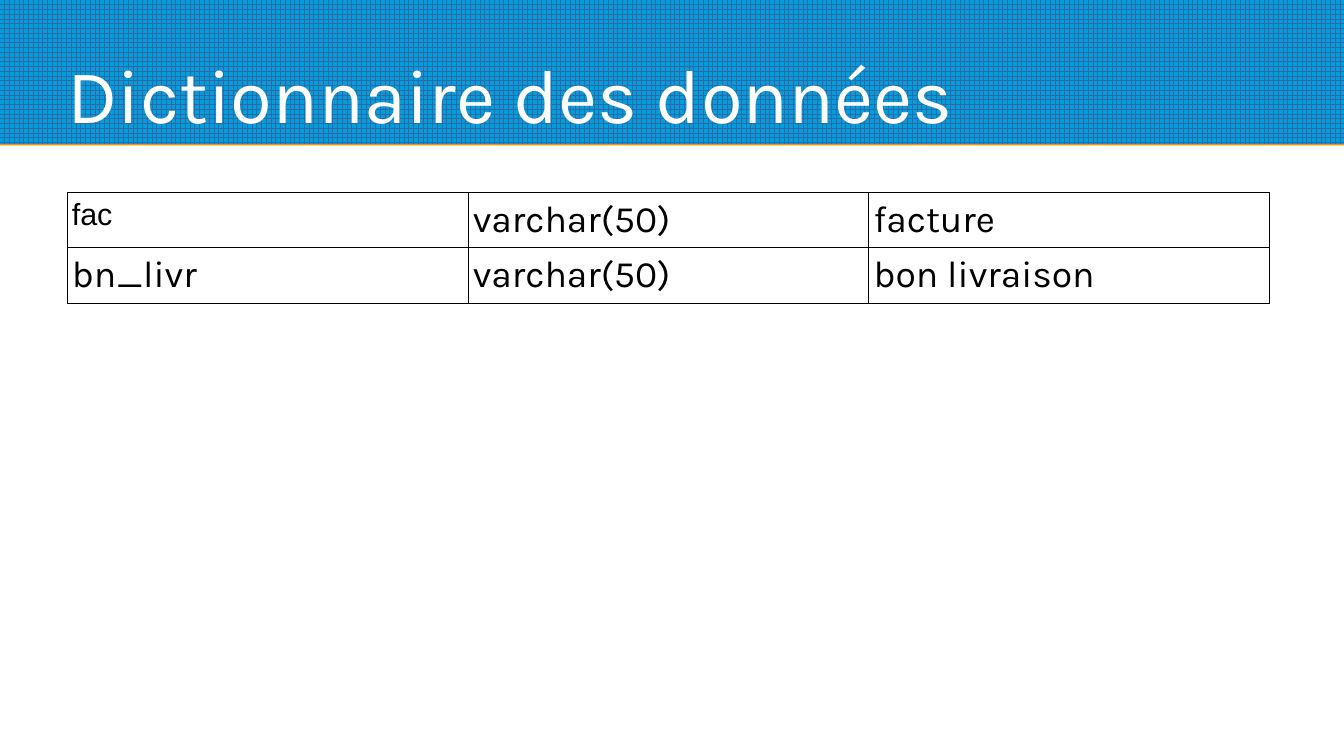
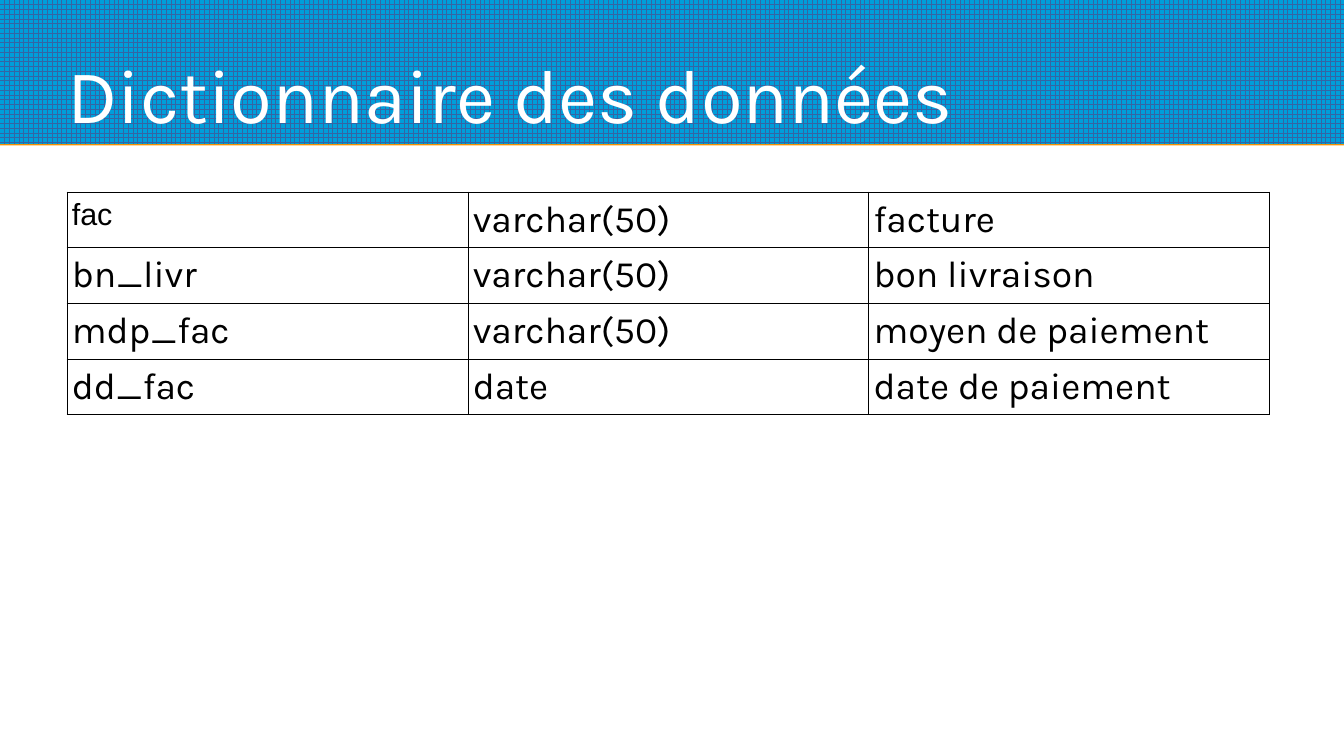
Before and after one commit to gotied/Fil_Rouge, a slide deck: slide 10 of Base_de_donnee/dictionnaire des donnees.odp. Drawn at 1344x756 pixels with LibreOffice and Linux fonts; fonts in the diff are those of the drawing. Boxes give left, top, right and bottom in pixels: in the first picture for what was removed or moved away, otherwise in the second. Text is boxed around its words. In the diff, an @@ line names an element or a change of style, - is before the commit and + after.

```diff
--- a/Base_de_donnee/dictionnaire des donnees.odp
+++ b/Base_de_donnee/dictionnaire des donnees.odp
@@ table at [67,191,1271,412] @@
+row 3: mdp_fac | varchar(50) | moyen de paiement
+row 4: dd_fac | date | date de paiement
```
Also in this commit, not shown: 1 other slide changed, 1 other file.
